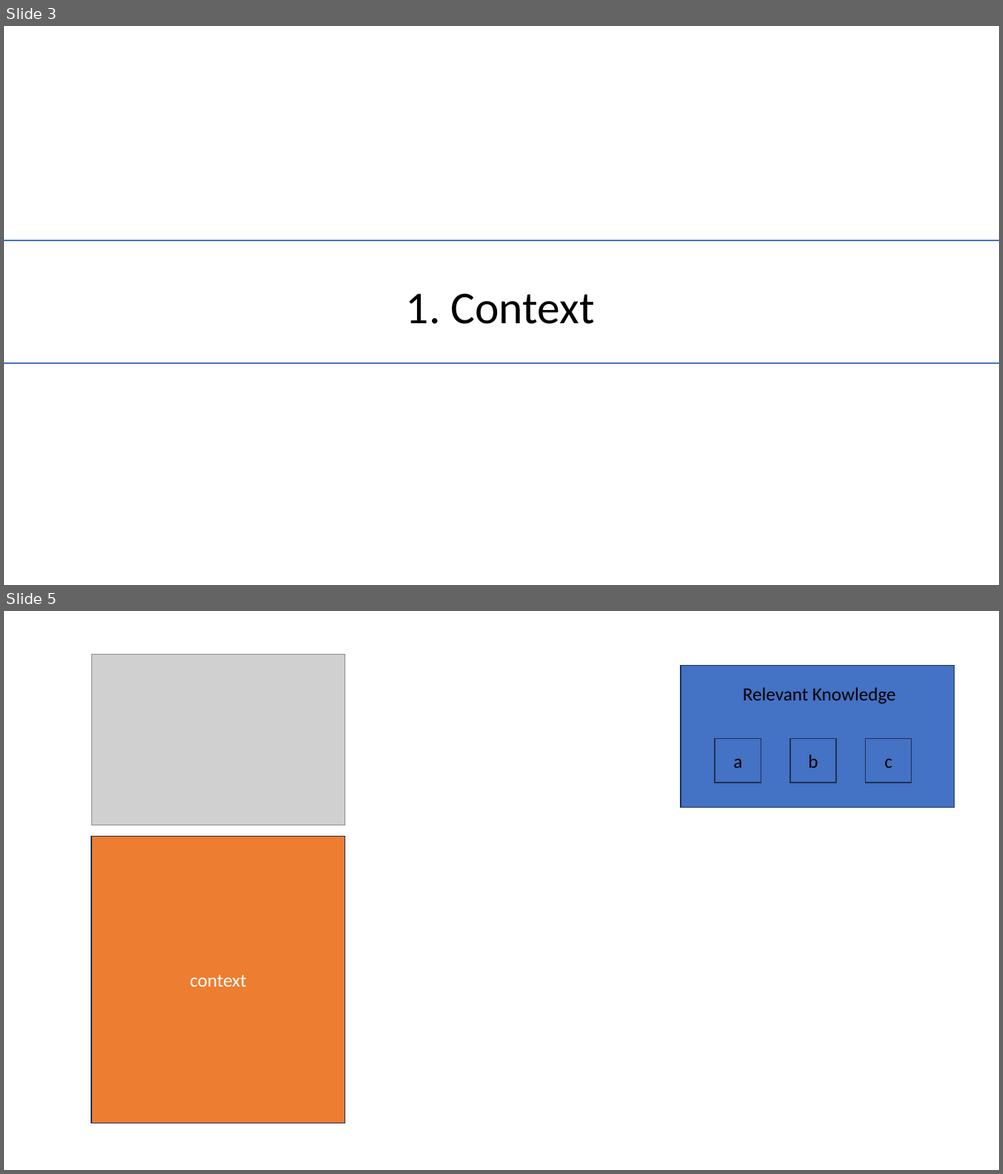
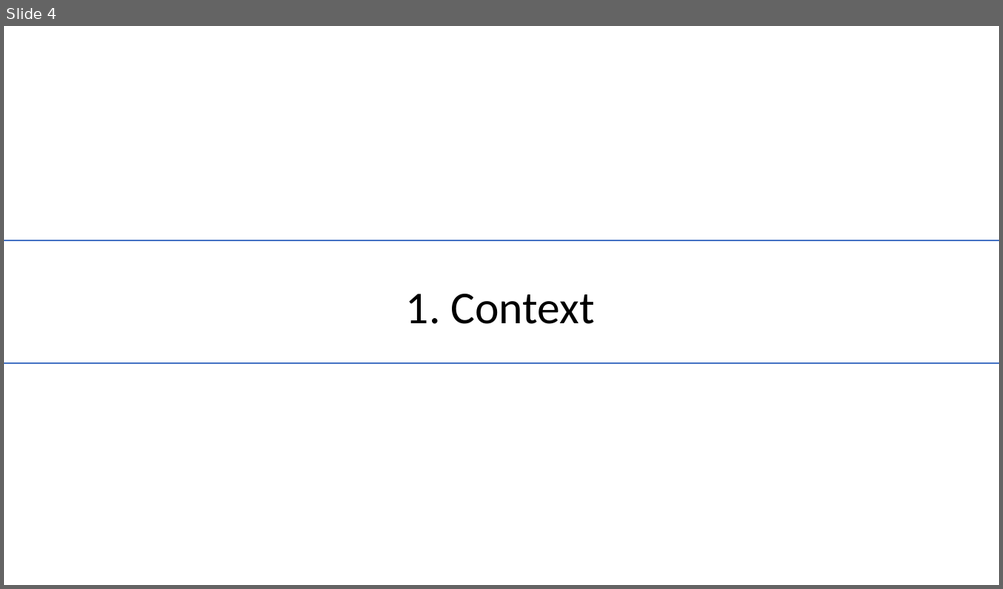
Before and after one commit to lexler/Talks, a slide deck: Slides/Core Patterns for Coding with AI.pptx. Shown one above the other, each under a label of ours: slides 3 and 5 before the commit, slide 4 after it; the slides between them are not shown. The pictures are 1003x1174 and 1003x589 pixels, drawn with LibreOffice and Linux fonts; fonts in the diff are those of the drawing; grey boxes stand for pictures. Boxes give left, top, right and bottom in pixels: in the first picture for what was removed or moved away, otherwise in the second. Text is boxed around its words. In the diff, an @@ line names an element or a change of style, - is before the commit and + after.

```diff
--- a/Slides/Core Patterns for Coding with AI.pptx
+++ b/Slides/Core Patterns for Coding with AI.pptx
@@ slide 5 removed at bbox=[4, 611, 999, 1170], background #FFFFFF @@
@@ picture removed at bbox=[91, 654, 345, 825] @@
@@ rectangle removed at bbox=[680, 666, 955, 807] @@
@@ text removed at bbox=[743, 687, 896, 704] @@
-Relevant Knowledge
@@ rectangle removed at bbox=[715, 738, 761, 783] @@
-a
@@ rectangle removed at bbox=[790, 738, 836, 783] @@
-b
@@ rectangle removed at bbox=[865, 738, 911, 783] @@
-c
@@ rectangle removed at bbox=[91, 836, 345, 1124] @@
-context
@@ what was slide 3 is now slide 4 @@
```
Also in this commit, not shown: 1 slide changed, 11 slides added, 15 other slides removed.
